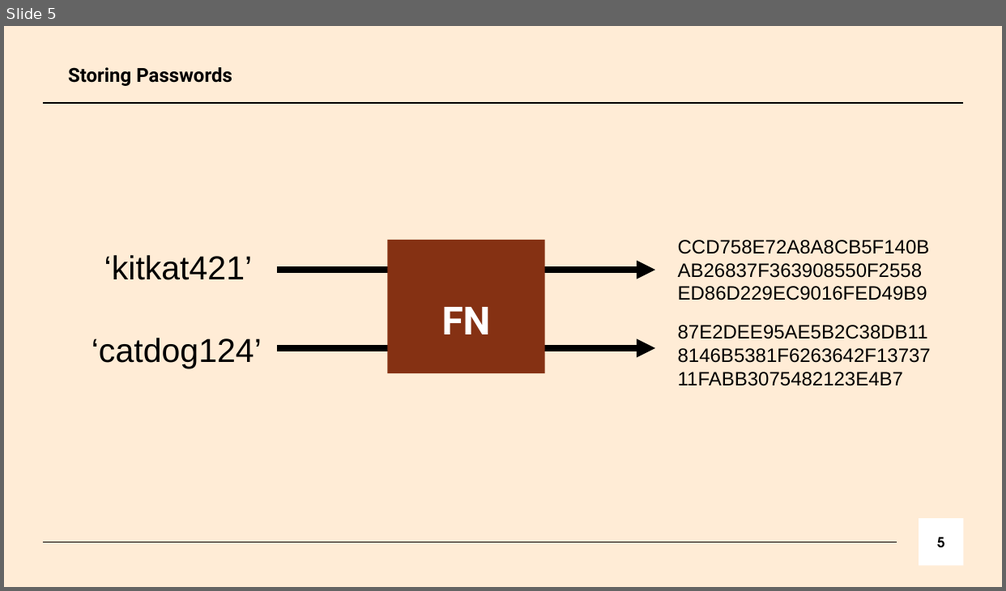
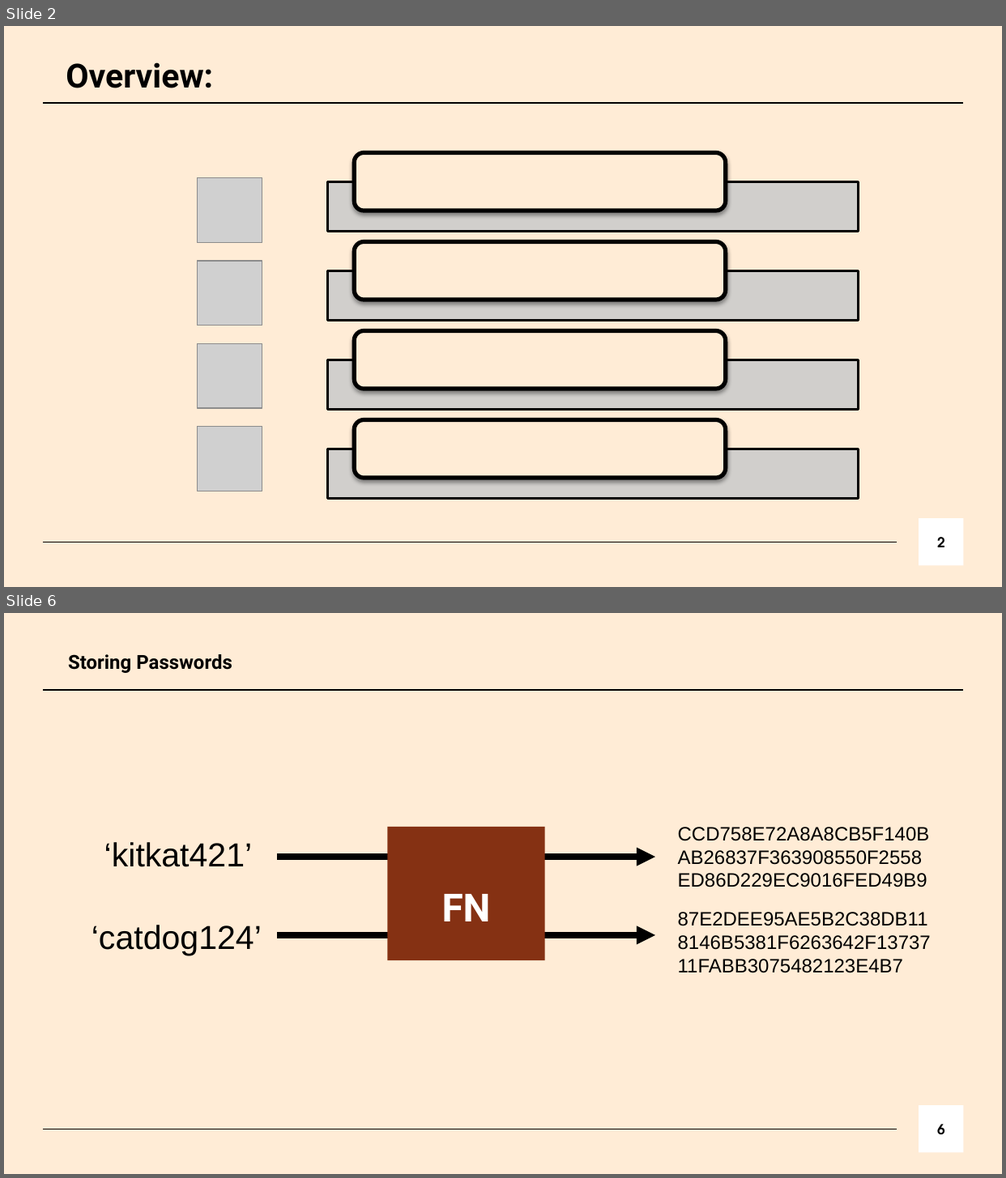
Before and after one commit to bmarieay/CS-131-Spring22-Pierce, a slide deck: Marie Antonette Bacay/Authentication.pptx. Shown one above the other, each under a label of ours: slide 5 before the commit, slides 2 and 6 after it; the slides between them are not shown. The pictures are 1006x591 and 1006x1178 pixels, drawn with LibreOffice and Linux fonts; fonts in the diff are those of the drawing; grey boxes stand for pictures. Boxes give left, top, right and bottom in pixels: in the first picture for what was removed or moved away, otherwise in the second. Text is boxed around its words. In the diff, an @@ line names an element or a change of style, - is before the commit and + after.

```diff
--- a/Marie Antonette Bacay/Authentication.pptx
+++ b/Marie Antonette Bacay/Authentication.pptx
@@ slide 2 added at <box>4,26,1002,587</box>, background #FFECD6; not listed: 2 template elements that a slide beside it also shows @@
@@ title added at <box>66,62,213,88</box>, 24 pt, text #000000, bold @@
+Overview:
@@ picture added at <box>198,178,262,244</box> @@
@@ picture added at <box>198,261,262,326</box> @@
@@ picture added at <box>198,344,262,408</box> @@
@@ picture added at <box>198,426,262,491</box> @@
@@ group added at <box>327,152,859,499</box>: 4 rectangles, 4 rounded rectangles @@
@@ page number added at <box>918,519,963,566</box>, fill #FFFFFF, 10 pt, text #000000, bold @@
+2
@@ what was slide 5 is now slide 6 @@
@@ page number at <box>937,1124,945,1135</box>: text changed @@
-5
+6
```
Also in this commit, not shown: 5 slides changed, 1 other slide added.
